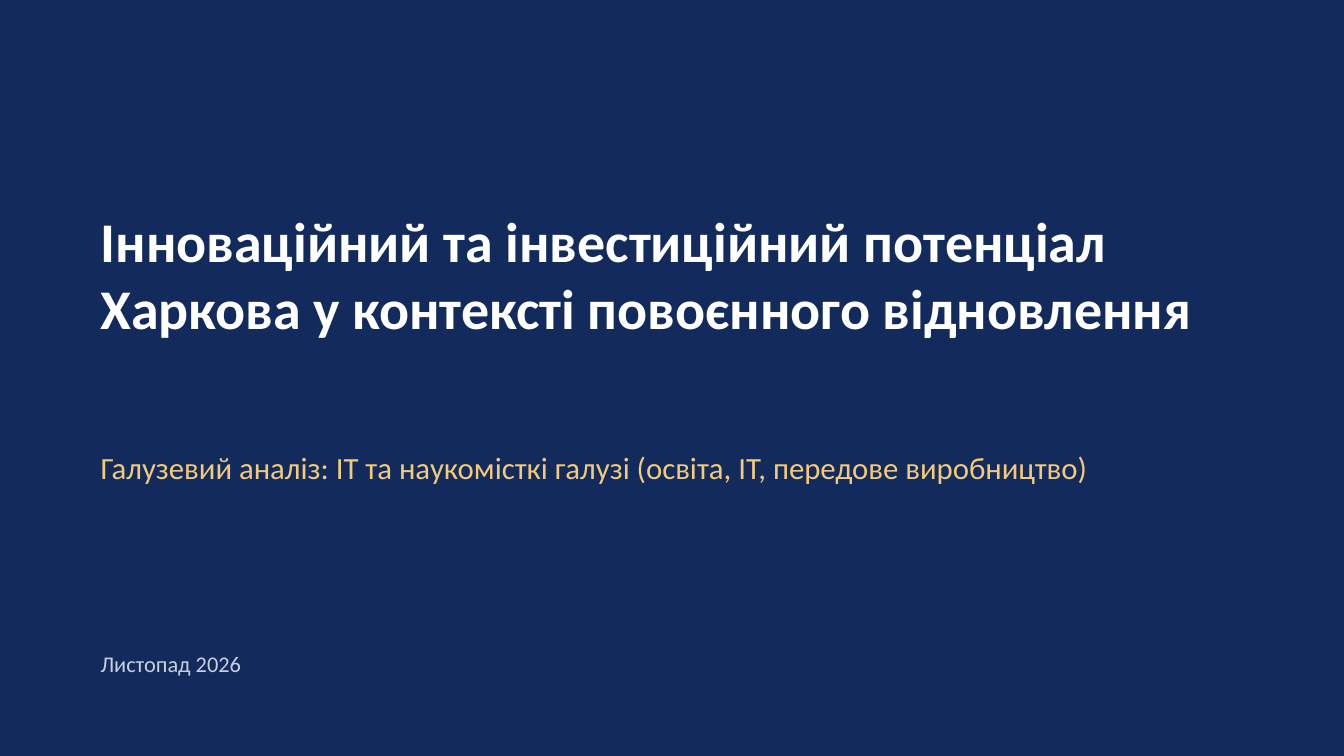
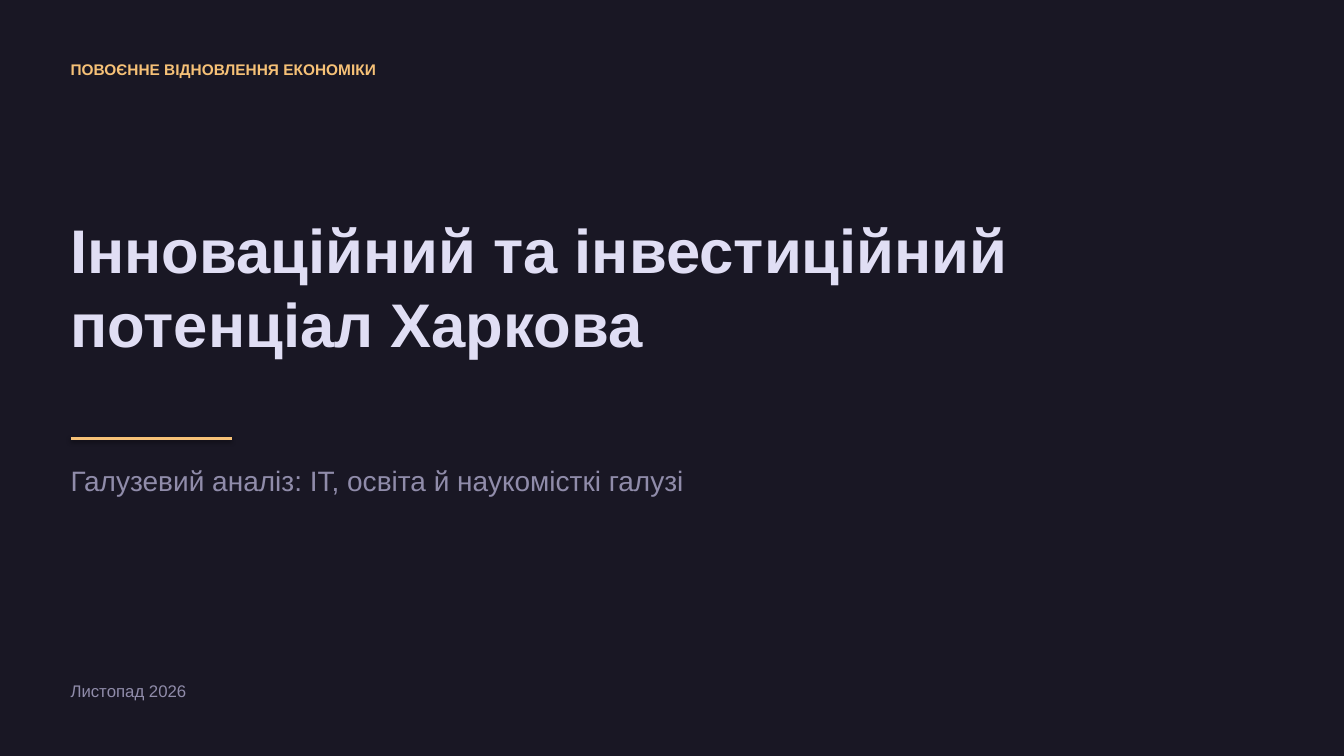
Before and after one commit to tak0dan/Kohana_Notion_Tasks, a slide deck: slide 1 of tasks/2026-11-16_Харків_інноваційний_потенціал/2026-11-16_Харків_інноваційний_та_інвестиційний_потенціал.pptx. Drawn at 1344x756 pixels with LibreOffice and Linux fonts; fonts in the diff are those of the drawing. Boxes give left, top, right and bottom in pixels: in the first picture for what was removed or moved away, otherwise in the second. Text is boxed around its words. In the diff, an @@ line names an element or a change of style, - is before the commit and + after.

```diff
--- a/tasks/2026-11-16_Харків_інноваційний_потенціал/2026-11-16_Харків_інноваційний_та_інвестиційний_потенціал.pptx
+++ b/tasks/2026-11-16_Харків_інноваційний_потенціал/2026-11-16_Харків_інноваційний_та_інвестиційний_потенціал.pptx
@@ background #122B5C to #191724 @@
@@ text added at box(71, 64, 375, 78), 11 pt, text #F6C177, bold @@
+ПОВОЄННЕ ВІДНОВЛЕННЯ ЕКОНОМІКИ
@@ text at box(71, 227, 1008, 358): text changed; size 40 to 44 pt; font Calibri to Arial; text colour #FFFFFF to #E0DEF4 @@
-Інноваційний та інвестиційний потенціал Харкова у контексті повоєнного відновлення
+Інноваційний та інвестиційний потенціал Харкова
@@ line added from (71, 439) to (232, 439), #F6C177 2.5 pt @@
@@ text at box(71, 470, 684, 496): text changed; size 22 to 20 pt; font Calibri to Arial; text colour #F3C97A to #908CAA @@
-Галузевий аналіз: ІТ та наукомісткі галузі (освіта, ІТ, передове виробництво)
+Галузевий аналіз: ІТ, освіта й наукомісткі галузі
@@ text "Листопад 2026": place and size @@
-text "Листопад 2026" at box(101, 657, 241, 676)
+text "Листопад 2026" at box(71, 685, 186, 701)
@@ text "Листопад 2026" at box(71, 685, 186, 701): size 16 to 12 pt, font Calibri to Arial, text colour #C8D0E0 to #908CAA @@
```
Also in this commit, not shown: 6 other slides changed, 4 slides added, 4 slides removed, 3 other files.
